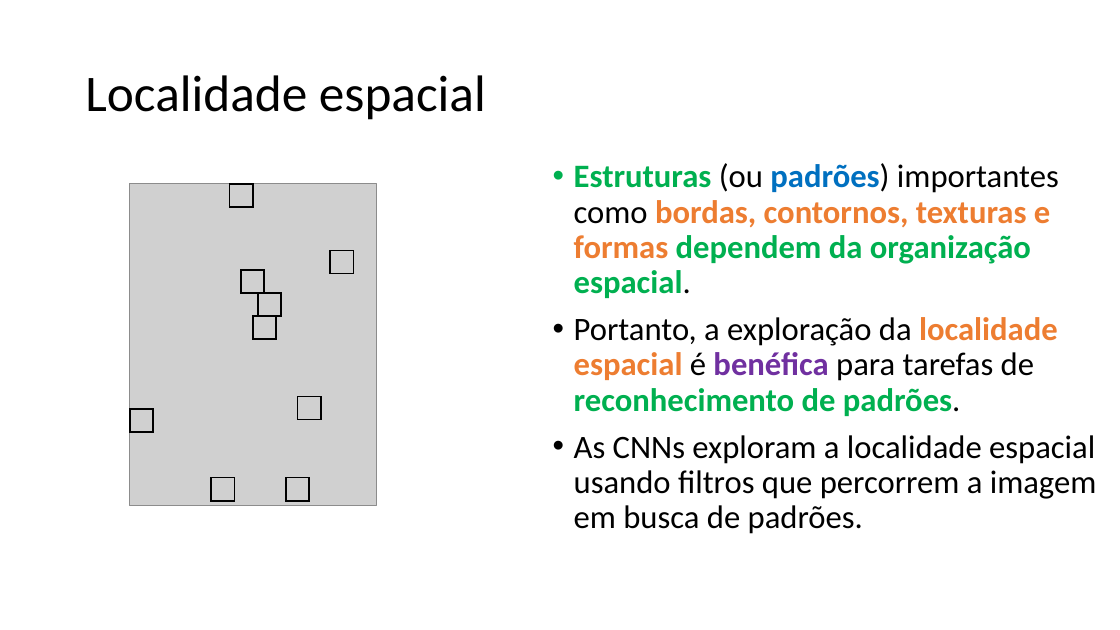
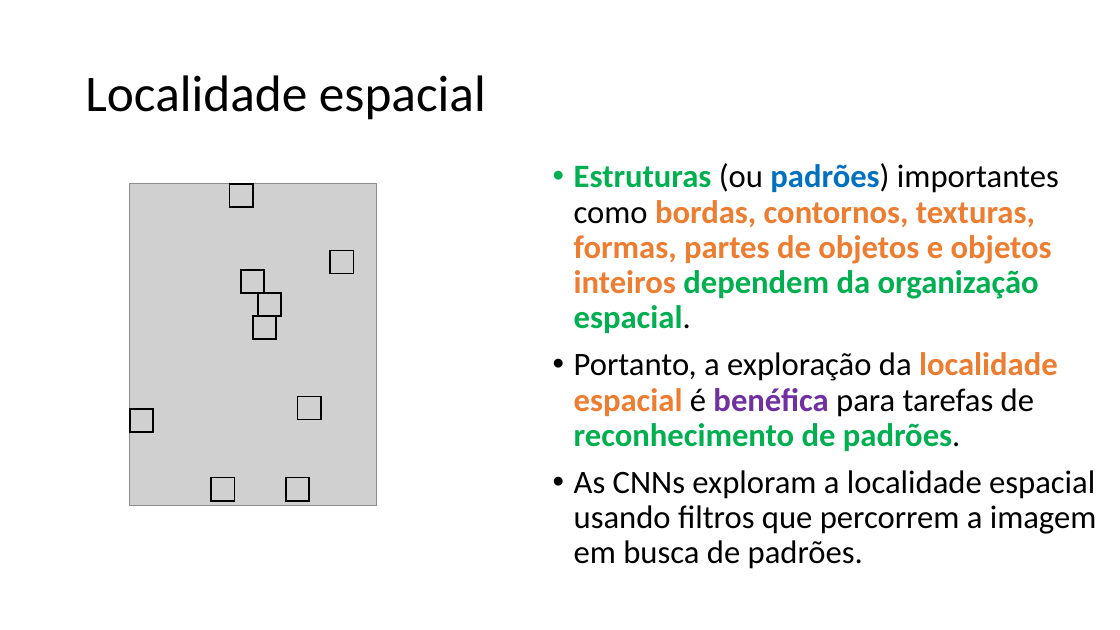
Before and after one commit to zz4fap/c24_inteligencia_artificial, a slide deck: slide 9 of slides/C24_CNN.pptx. Drawn at 1120x630 pixels with LibreOffice and Linux fonts; fonts in the diff are those of the drawing; grey boxes stand for pictures. Boxes give left, top, right and bottom in pixels: in the first picture for what was removed or moved away, otherwise in the second. Text is boxed around its words. In the diff, an @@ line names an element or a change of style, - is before the commit and + after.

```diff
--- a/slides/C24_CNN.pptx
+++ b/slides/C24_CNN.pptx
@@ text at (574,163,1059,333): text changed; text colour #00B050 to #ED7D31 @@
-• Estruturas (ou padrões) importantes como bordas, contornos, texturas e formas dependem da organização espacial.
+• Estruturas (ou padrões) importantes como bordas, contornos, texturas, formas, partes de objetos e objetos inteiros dependem da organização espacial.
```
Also in this commit, not shown: 7 other slides changed.
